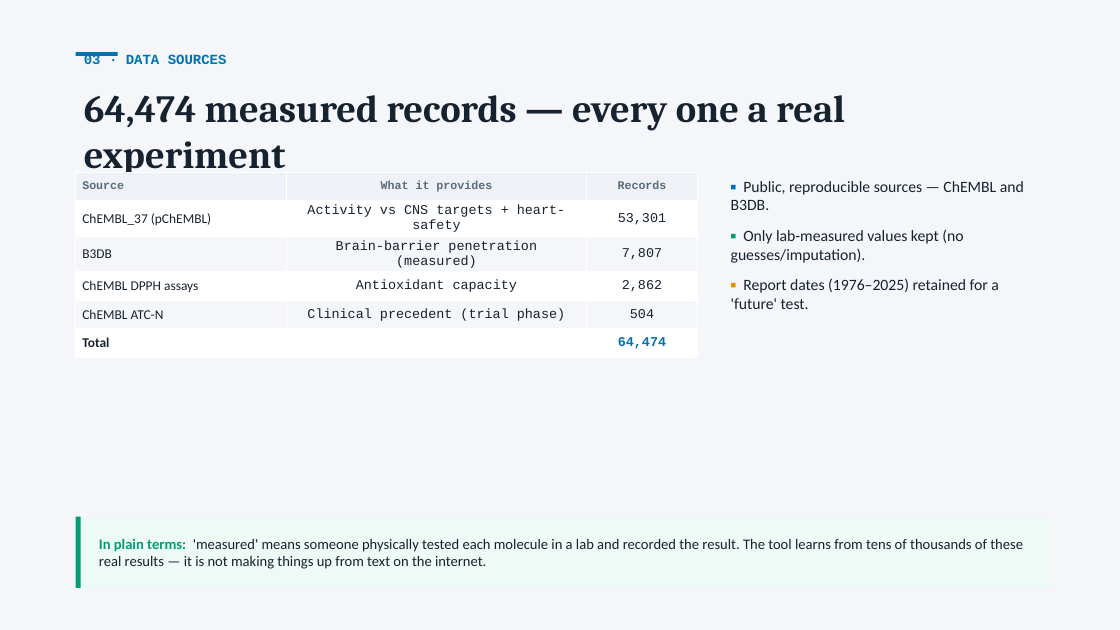
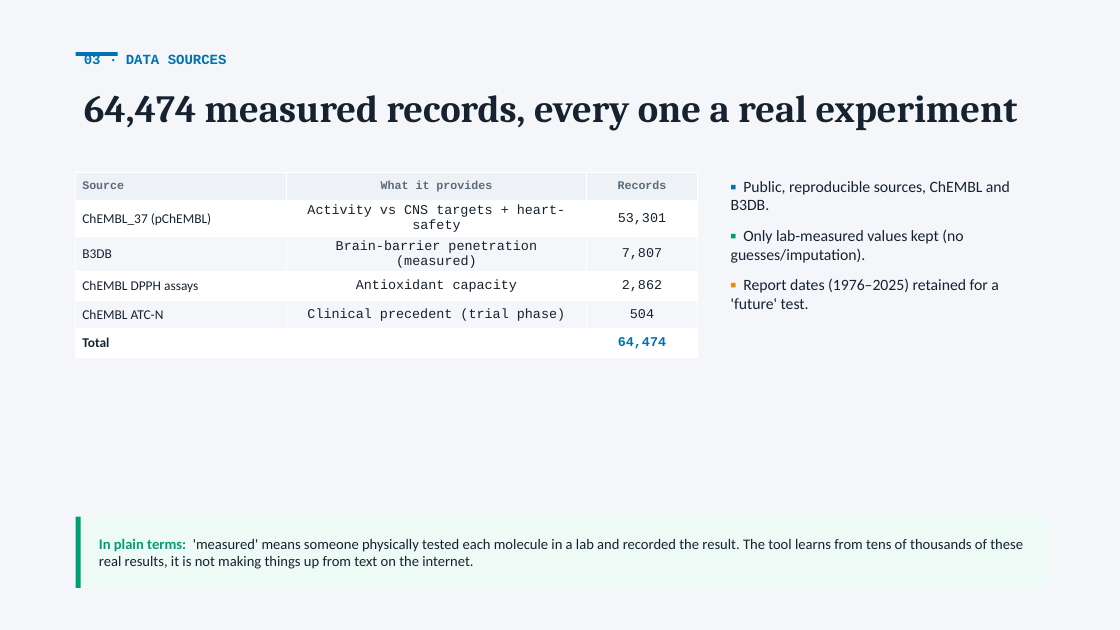
Before and after one commit to krishna-g-999/brainsafe-ai, a slide deck: slide 4 of BrainSafe_AI_Presentation.pptx. Drawn at 1120x630 pixels with LibreOffice and Linux fonts; fonts in the diff are those of the drawing. Boxes give left, top, right and bottom in pixels: in the first picture for what was removed or moved away, otherwise in the second. Text is boxed around its words. In the diff, an @@ line names an element or a change of style, - is before the commit and + after.

```diff
--- a/BrainSafe_AI_Presentation.pptx
+++ b/BrainSafe_AI_Presentation.pptx
@@ text at box(84, 95, 1018, 131): text changed @@
-64,474 measured records — every one a real experiment
+64,474 measured records, every one a real experiment
@@ text at box(731, 181, 1010, 210): text changed @@
-▪ Public, reproducible sources — ChEMBL and B3DB.
+▪ Public, reproducible sources, ChEMBL and B3DB.
@@ text at box(99, 538, 1023, 569): text changed @@
-In plain terms: 'measured' means someone physically tested each molecule in a lab and recorded the result. The tool learns from tens of thousands of these real results — it is not making things up from text on the internet.
+In plain terms: 'measured' means someone physically tested each molecule in a lab and recorded the result. The tool learns from tens of thousands of these real results, it is not making things up from text on the internet.
```
Also in this commit, not shown: 15 other slides changed, 19 other files.
